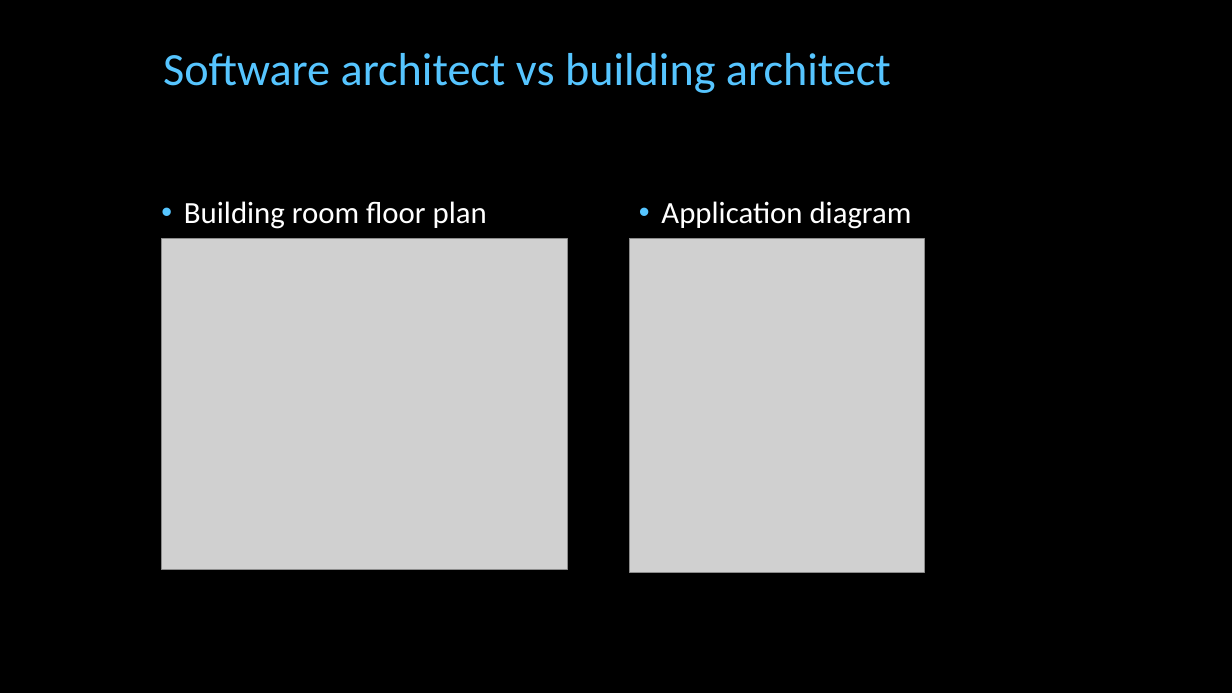
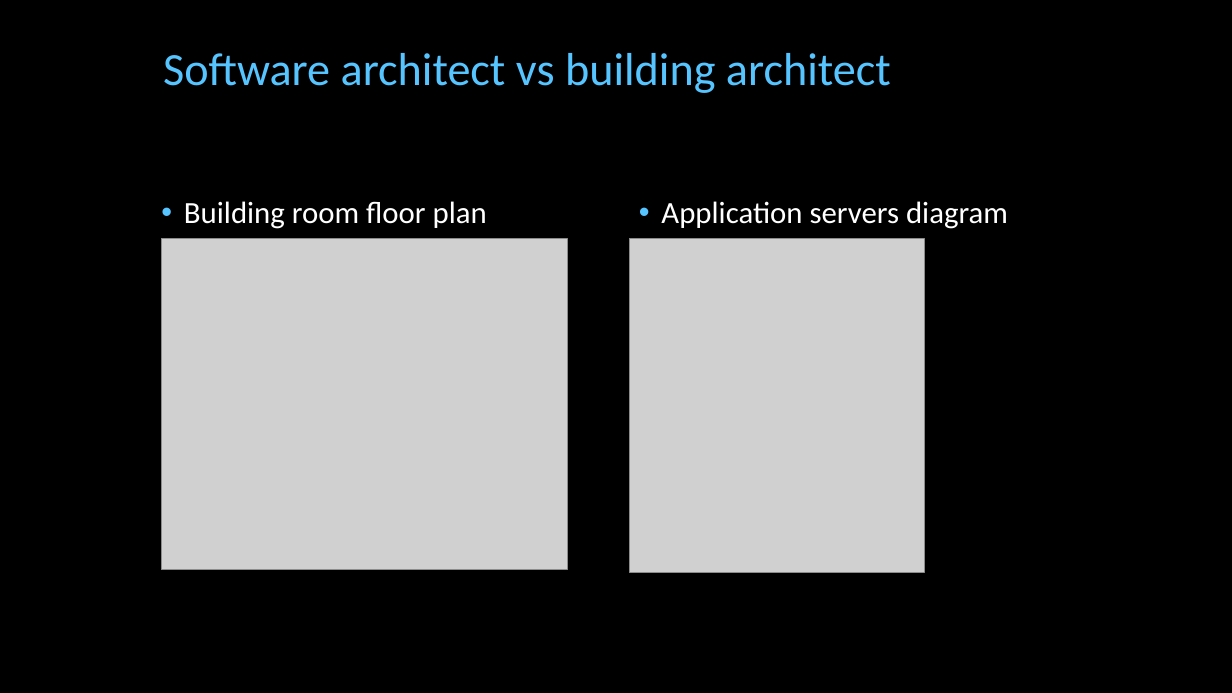
Before and after one commit to cfclick/CFSummit2016, a slide deck: slide 15 of powerpoint/architect/Architectural Perspective for ColdFusion Applications.pptx (slide 11 before the commit). Drawn at 1232x693 pixels with LibreOffice and Linux fonts; fonts in the diff are those of the drawing; grey boxes stand for pictures; background and template pictures are left out. Boxes give left, top, right and bottom in pixels: in the first picture for what was removed or moved away, otherwise in the second. Text is boxed around its words. In the diff, an @@ line names an element or a change of style, - is before the commit and + after.

```diff
--- a/powerpoint/architect/Architectural Perspective for ColdFusion Applications.pptx
+++ b/powerpoint/architect/Architectural Perspective for ColdFusion Applications.pptx
@@ text at (x1=661, y1=201, x2=1008, y2=229): text changed @@
-• Application diagram
+• Application servers diagram
```
Also in this commit, not shown: 13 other slides changed, 6 slides added, 3 slides removed, 9 other files.
